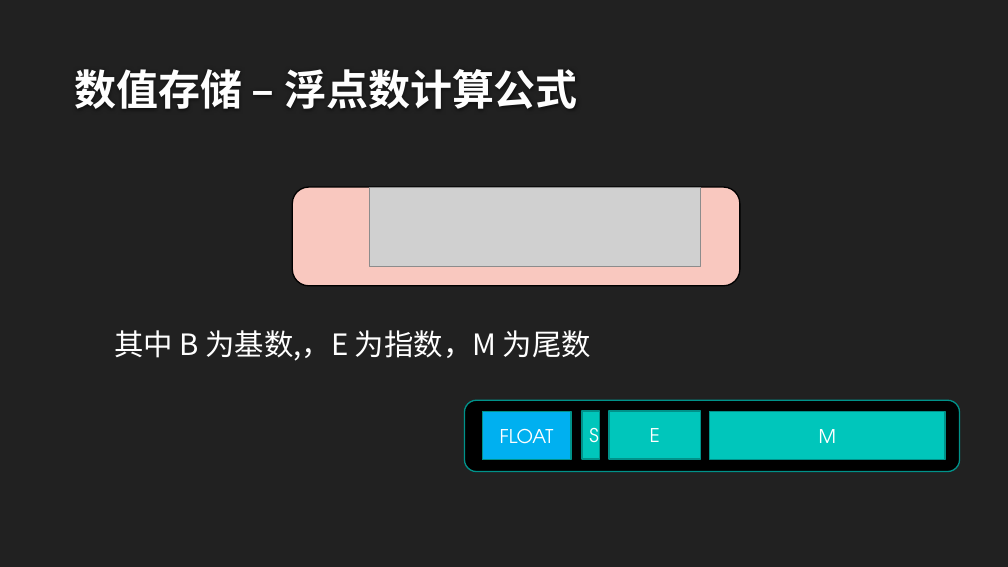
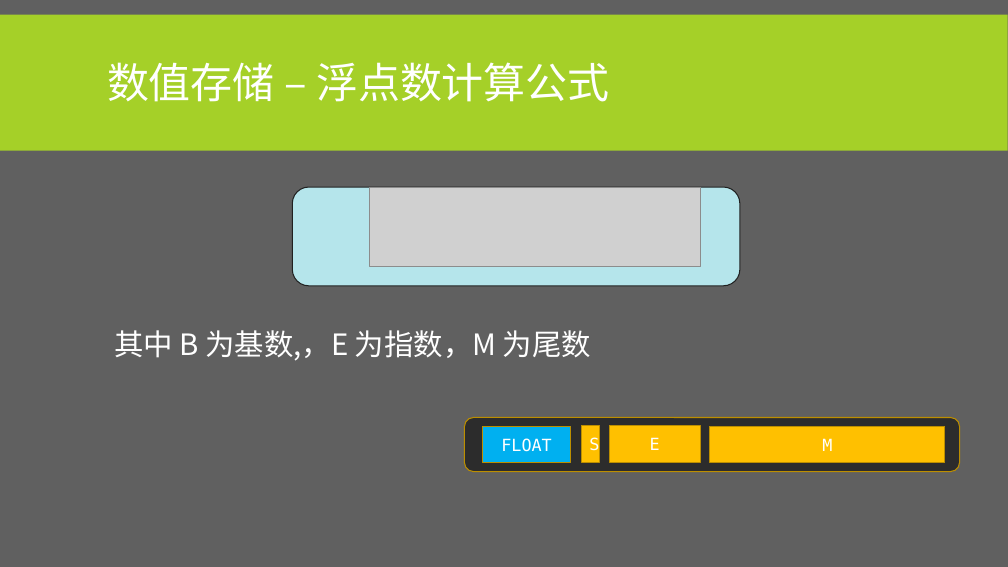
Before and after one commit to albertclass/Lessons, a slide deck: slide 10 of advance c++/courseware.pptx. Drawn at 1008x567 pixels with LibreOffice and Linux fonts; fonts in the diff are those of the drawing; grey boxes stand for pictures; background and template pictures are left out. Boxes give left, top, right and bottom in pixels: in the first picture for what was removed or moved away, otherwise in the second. Text is boxed around its words. In the diff, an @@ line names an element or a change of style, - is before the commit and + after.

```diff
--- a/advance c++/courseware.pptx
+++ b/advance c++/courseware.pptx
@@ background #212121 to #606060 @@
@@ rectangle added at <box>0,14,1008,150</box>, fill #A5D028 @@
@@ title "数值存储 – 浮点数计算公式": place and size @@
-title "数值存储 – 浮点数计算公式" at <box>75,69,578,109</box>
+title "数值存储 – 浮点数计算公式" at <box>107,62,610,102</box>
@@ title "数值存储 – 浮点数计算公式" at <box>107,62,610,102</box>: font TeX Gyre Adventor to Cabin, text colour #FEFEFE to #FFFFFF, bold off; line spacing 1 to 0.85; vertical alignment bottom to middle @@
@@ rounded rectangle at <box>293,187,740,286</box>: fill #F9C8BF to #B5E5EB; outline #000000 1.25 pt to #212121 1 pt @@
@@ rounded rectangle: place and size @@
-rounded rectangle at <box>464,400,960,471</box>
+rounded rectangle at <box>464,417,960,472</box>
@@ rounded rectangle at <box>464,417,960,472</box>: fill #000000 to #2C2C2C; outline #00928A 1.25 pt to #BD8E00 1 pt @@
@@ rectangle "FLOAT": place and size @@
-rectangle "FLOAT" at <box>482,412,571,461</box>
+rectangle "FLOAT" at <box>482,426,571,463</box>
@@ rectangle "FLOAT" at <box>482,426,571,463</box>: size 18 to 16 pt, font TeX Gyre Adventor to DejaVu Sans Mono; outline #00928A 1.25 pt to #BD8E00 1 pt @@
@@ size 18 to 16 pt, font TeX Gyre Adventor to DejaVu Sans Mono; fill #00C6BB to #FFC000; outline #00928A 1.25 pt to #BD8E00 1 pt in 3 elements at <box>710,426,945,463</box>, <box>609,426,701,462</box>, <box>582,426,600,462</box> @@
@@ rectangle "S": place and size @@
-rectangle "S" at <box>582,411,600,460</box>
+rectangle "S" at <box>582,426,600,462</box>
@@ rectangle "E": place and size @@
-rectangle "E" at <box>609,411,701,460</box>
+rectangle "E" at <box>609,426,701,462</box>
@@ rectangle "M": place and size @@
-rectangle "M" at <box>710,412,945,461</box>
+rectangle "M" at <box>710,426,945,463</box>
```
Also in this commit, not shown: 28 other slides changed, 5 slides added, 2 other files.
